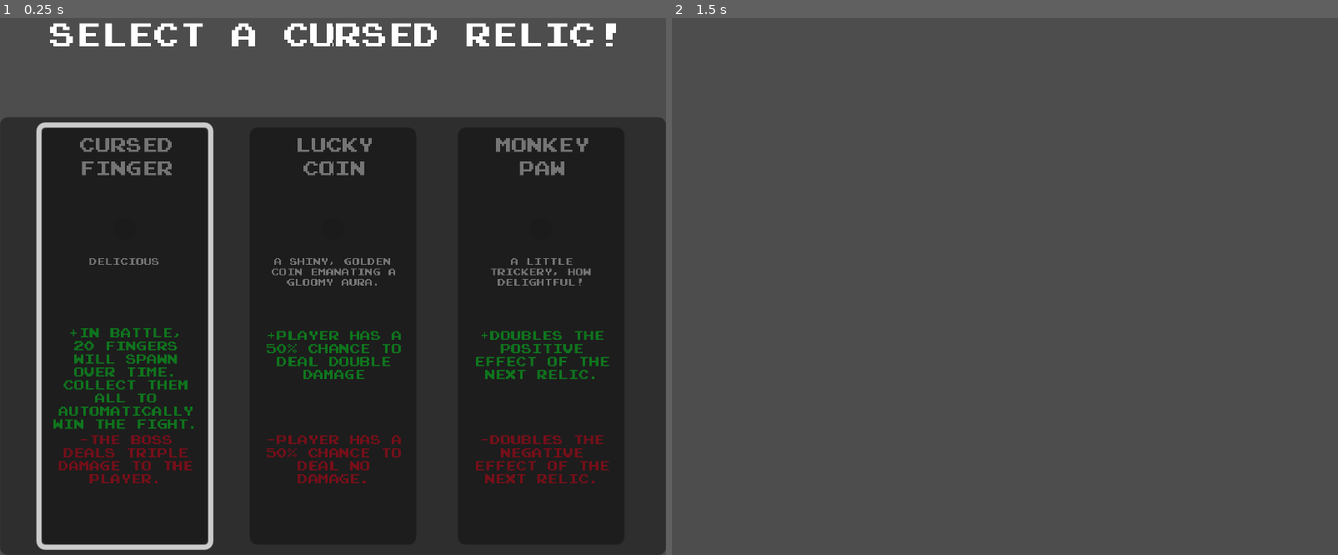
Above: before the commit, frames 1-2 (left to right).
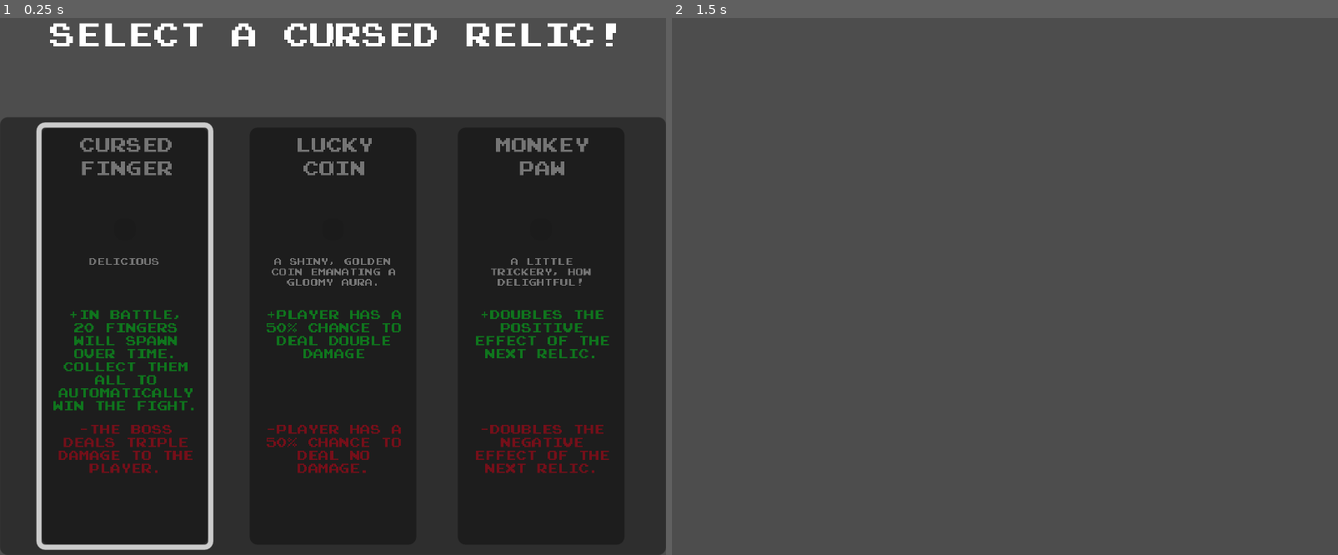
Above: after the commit, the same moments.

Repository: Octoan1/NES-Jam-2026
Game: Godot game, scene res://Scenes/relic_reward.tscn
Same seed, same stepped clock (60 frames per second), same inputs: the game is played once before the commit and once after it. This scene is started directly instead of the project's main scene.
Inputs (mouse positions are in pixels of both pictures, inside the frame that each line leads up to):
- Up to frame 1 (0.25 s): no input
- Up to frame 2 (1.5 s): click (798, 334) at 0.52 s; tap Enter at 1.25 s; hold D (D_Pad_Right) from 1.28 s (still down); tap X (A_Button) at 1.35 s

The runs differ from the first frame. In frame 1, 6.0% of the frame differs, in the area x 8-92%, y 54-87%; in frame 2, nothing differs.

Commit message:
Small Bug fix
- Player death sends them to main menu
- Relic display now houses more room for more text

Diff:
--- a/Scenes/relic_display.tscn
+++ b/Scenes/relic_display.tscn
@@ -56,7 +56,7 @@
 offset_left = -28.0
 offset_top = -30.0
 offset_right = 28.0
-offset_bottom = -6.0
+offset_bottom = -14.0
 grow_horizontal = 2
 grow_vertical = 2
 theme_override_font_sizes/font_size = 4
@@ -87,9 +87,9 @@
 anchor_right = 0.5
 anchor_bottom = 0.5
 offset_left = -28.0
-offset_top = -2.0
+offset_top = -10.0
 offset_right = 28.0
-offset_bottom = 34.0
+offset_bottom = 30.0
 grow_horizontal = 2
 grow_vertical = 2
 theme_override_font_sizes/font_size = 5
@@ -106,7 +106,7 @@
 anchor_right = 0.5
 anchor_bottom = 1.0
 offset_left = -28.0
-offset_top = -42.0
+offset_top = -46.0
 offset_right = 28.0
 offset_bottom = -6.0
 grow_horizontal = 2
--- a/Scripts/game_manager.gd
+++ b/Scripts/game_manager.gd
@@ -23,6 +23,9 @@
 
 var relic_reward_scene = Control
 const RELIC_REWARD = preload("uid://b3klv6pypfa8n")
+
+var title_screen_scene = Control
+const MAIN_MENU = preload("uid://xsjlb0si8fwb")
 
 var canvas_layer: CanvasLayer
 
@@ -63,12 +66,17 @@
 	get_tree().current_scene.add_child(main_scene)
 
 	for child in main_scene.get_children():
+		# connect player death signal
+		if child.name == "Player":
+			child.get_child(0).connect("died", player_killed)
+
+		# if fighting werewolf: Connect death signal
 		if child.name == "WerewolfBossFight":
 			for grandchild in child.get_children():
 				if grandchild.name == "WerewolfBoss":
 					print(grandchild.get_child(0).name)
 					grandchild.get_child(0).connect("died", boss_killed)
-					break
+					continue
 
 func boss_killed():
 	canvas_layer = get_tree().current_scene.find_child("CanvasLayer", true, false)
@@ -76,6 +84,18 @@
 	main_scene.queue_free()
 	relic_reward_scene = RELIC_REWARD.instantiate()
 	canvas_layer.add_child(relic_reward_scene)
+
+func player_killed():
+	# take player back to main menu
+	canvas_layer = get_tree().current_scene.find_child("CanvasLayer", true, false)
+
+	main_scene.queue_free()
+	title_screen_scene = MAIN_MENU.instantiate()
+	canvas_layer.add_child(title_screen_scene)
+	title_screen_scene.connect("start_game", begin_boss)
+
+	# reset player inventory and relic pool
+	reset_relics()
 
 func relic_selected(relic: Relic):
 	# add relic to inventory, and remove from overall pool of relics
